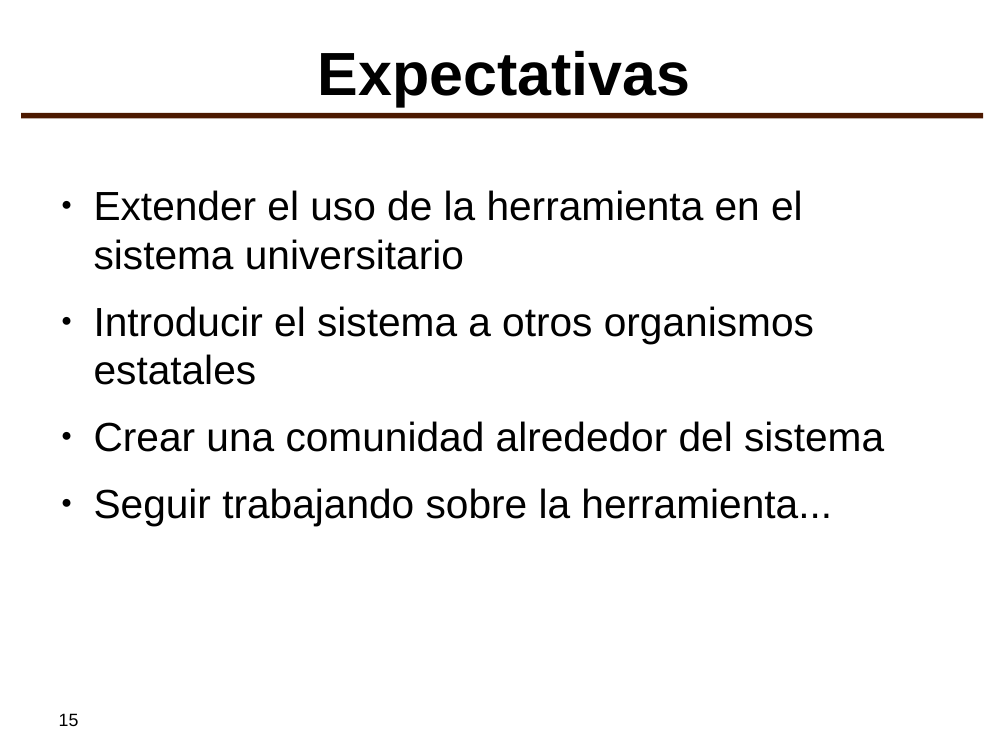
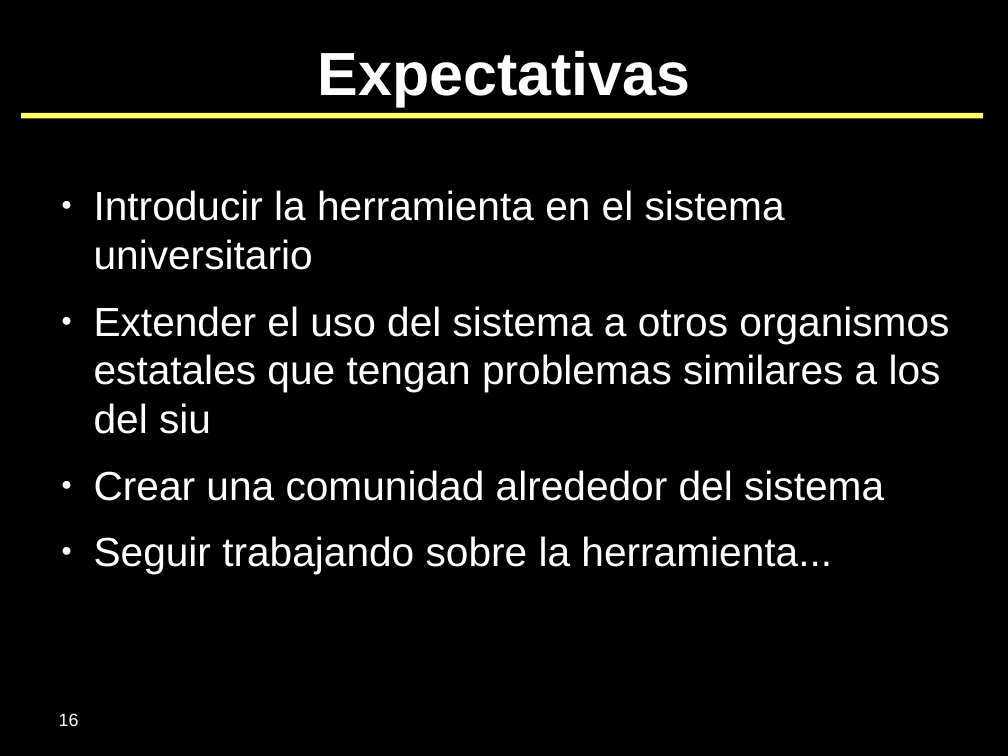
Before and after one commit to SIU-Toba/framework, a slide deck: slide 16 of doc/presentaciones/2007 - CafeConf.odp (slide 15 before the commit). Drawn at 1008x756 pixels with LibreOffice and Linux fonts; fonts in the diff are those of the drawing; background and template pictures are left out. Boxes give left, top, right and bottom in pixels: in the first picture for what was removed or moved away, otherwise in the second. Text is boxed around its words. In the diff, an @@ line names an element or a change of style, - is before the commit and + after.

```diff
--- a/doc/presentaciones/2007 - CafeConf.odp
+++ b/doc/presentaciones/2007 - CafeConf.odp
@@ background #FFFFFF to #000000 @@
@@ title "Expectativas" at box(318, 51, 690, 107): text colour #000000 to #FFFFFF @@
@@ line (21, 115) - (983, 115): stroke #4C1900 4.31 pt to #FFFF66 4.31 pt @@
@@ text at box(94, 190, 949, 434): text changed; text colour #000000 to #FFFFFF @@
-● Extender el uso de la herramienta en el sistema universitario
-● Introducir el sistema a otros organismos estatales
+● Introducir la herramienta en el sistema universitario
+● Extender el uso del sistema a otros organismos estatales que tengan problemas similares a los del siu
@@ text at box(94, 470, 884, 574): text colour #000000 to #FFFFFF in "Crear una comunidad alrededor del sistema", "Seguir trabajando sobre la herramienta..."; bullet colour #000000 to #FFFFFF @@
@@ page number at box(59, 713, 79, 726): text changed; text colour #000000 to #FFFFFF @@
-15
+16
```
Also in this commit, not shown: 15 other slides changed, 1 slide added, 3 other files.
